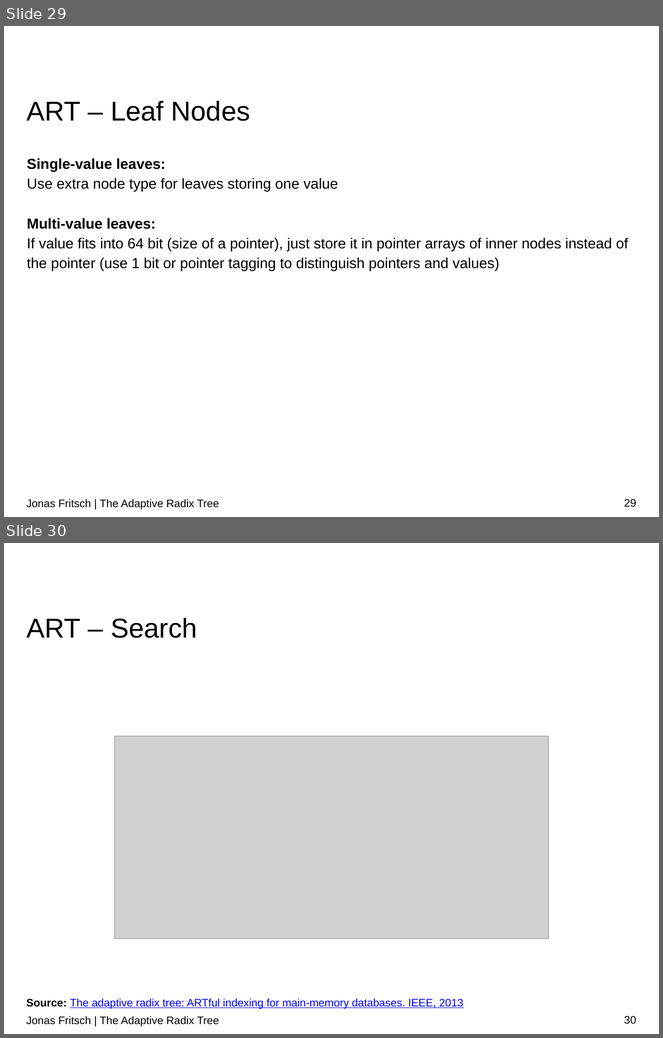
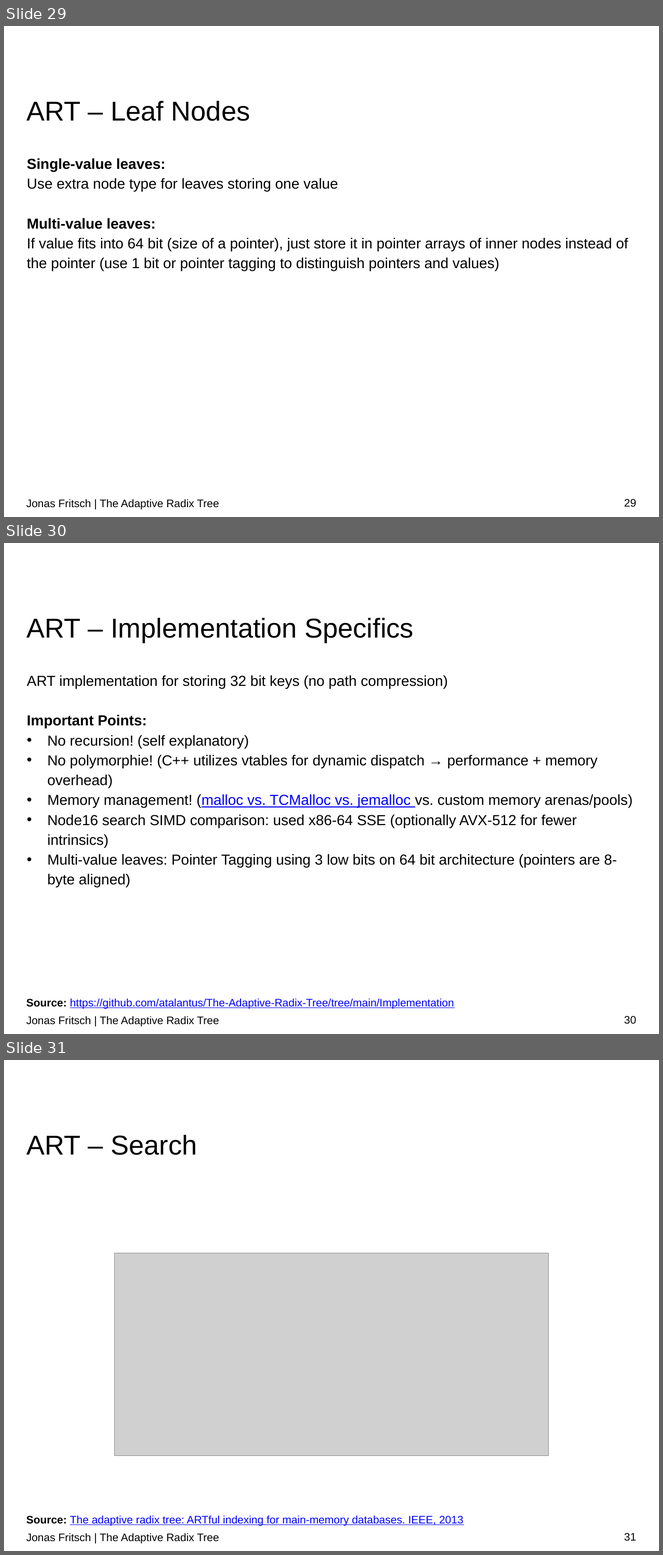
Before and after one commit to atalantus/The-Adaptive-Radix-Tree, a slide deck: Presentation/The Adaptive Radix Tree.pptx. Shown one above the other, each under a label of ours: slides 29 and 30 before the commit, slides 29, 30 and 31 after it. The pictures are 663x1038 and 663x1555 pixels, drawn with LibreOffice and Linux fonts; fonts in the diff are those of the drawing; grey boxes stand for pictures; background and template pictures are left out. Boxes give left, top, right and bottom in pixels: in the first picture for what was removed or moved away, otherwise in the second. Text is boxed around its words. In the diff, an @@ line names an element or a change of style, - is before the commit and + after.

```diff
--- a/Presentation/The Adaptive Radix Tree.pptx
+++ b/Presentation/The Adaptive Radix Tree.pptx
@@ slide 30 added at <box>4,543,659,1034</box>, background #FFFFFF @@
@@ title added at <box>27,618,414,643</box>, 30 pt, text #000000 @@
+ART – Implementation Specifics
@@ text added at <box>27,675,633,888</box>, 16 pt, text #000000 @@
+ART implementation for storing 32 bit keys (no path compression)
+Important Points:
+• No recursion! (self explanatory)
+• No polymorphie! (C++ utilizes vtables for dynamic dispatch → performance + memory overhead)
+• Memory management! (malloc vs. TCMalloc vs. jemalloc vs. custom memory arenas/pools)
+• Node16 search SIMD comparison: used x86-64 SSE (optionally AVX-512 for fewer intrinsics)
+• Multi-value leaves: Pointer Tagging using 3 low bits on 64 bit architecture (pointers are 8-byte aligned)
@@ text added at <box>26,999,454,1009</box>, 12 pt, text #0000FF, underline @@
+Source: https://github.com/atalantus/The-Adaptive-Radix-Tree/tree/main/Implementation
@@ text added at <box>26,1016,219,1027</box>, 12 pt, text #000000 @@
+Jonas Fritsch | The Adaptive Radix Tree
@@ page number added at <box>624,1016,636,1025</box>, 12 pt, text #000000 @@
+30
@@ what was slide 30 is now slide 31 @@
@@ page number at <box>624,1533,636,1542</box>: text changed @@
-30
+31
```
